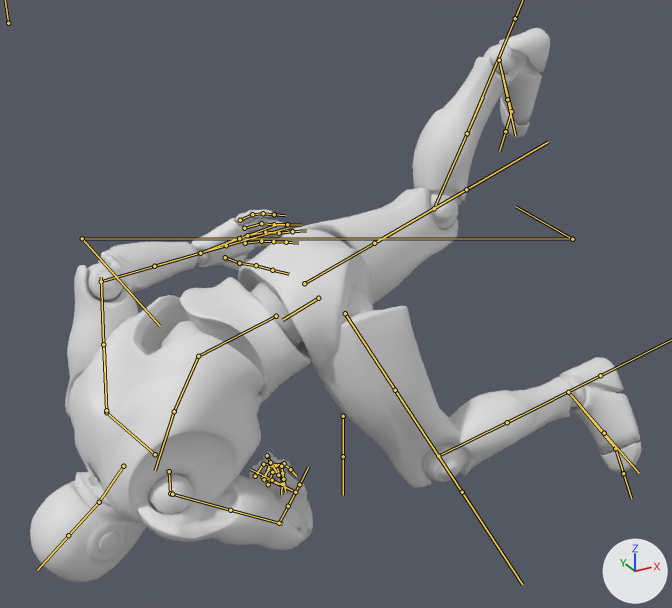
One commit to the FBX model Assets/FBX/Characters/Mannequin/Animations/TPS_Idle.fbx: the scene before it, then after it.
Both versions are drawn from a 50 mm camera at (-11.44, -11.89, 5.71) aimed at (-4.84, 0.11, -0.29). The lights are fixed; the arrows at lower right show +X, +Y and +Z. Both versions are drawn at frame 1 of the action 'root|EmptyAction'; the numbers are the values there. The bones that bend it are drawn over the model as lines.

In view in the first picture: 'SK_Mannequin.001'.
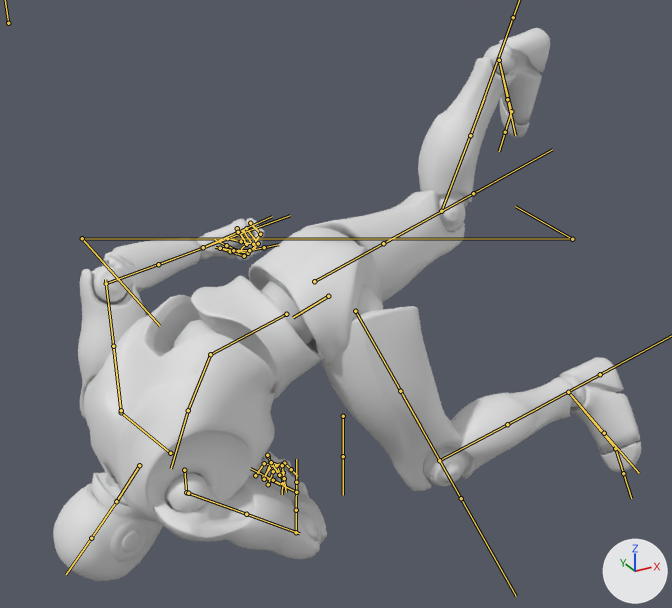
Changed parts and their boxes [x1, y1, x2, y2] in the pictures (672 x 608 px):
'SK_Mannequin.001', posed: before [30, 28, 641, 582]; after [53, 28, 641, 581]
bone 'pelvis', root to tip: before (318, 298) to (282, 320); after (328, 296) to (293, 317)
bone 'spine_02', root to tip: before (198, 356) to (174, 411); after (210, 354) to (188, 410)
bone 'upperarm_l', root to tip: before (170, 493) to (228, 509); after (186, 492) to (245, 513)
bone 'lowerarm_l', root to tip: before (279, 523) to (292, 499); after (296, 532) to (296, 500)
bone 'hand_l', root to tip: before (295, 492) to (264, 478); after (296, 492) to (265, 477)
bone 'upperarm_r', root to tip: before (106, 412) to (104, 346); after (121, 412) to (113, 348)
bone 'hand_r', root to tip: before (200, 253) to (242, 236); after (203, 247) to (241, 231)
bone 'index_01_r', root to tip: before (245, 243) to (261, 241); after (237, 228) to (246, 244)
bone 'index_02_r', root to tip: before (261, 241) to (273, 241); after (246, 244) to (238, 251)
bone 'index_03_r', root to tip: before (273, 241) to (286, 242); after (238, 251) to (226, 245)
bone 'middle_01_r', root to tip: before (247, 235) to (265, 232); after (243, 231) to (254, 247)
bone 'middle_02_r', root to tip: before (265, 232) to (279, 233); after (254, 247) to (244, 256)
bone 'middle_03_r', root to tip: before (279, 233) to (292, 231); after (244, 256) to (230, 251)
bone 'pinky_01_r', root to tip: before (240, 220) to (252, 214); after (250, 223) to (260, 234)
bone 'pinky_02_r', root to tip: before (252, 214) to (263, 213); after (260, 234) to (253, 244)
bone 'pinky_03_r', root to tip: before (263, 213) to (274, 214); after (253, 244) to (241, 241)
bone 'ring_01_r', root to tip: before (244, 228) to (261, 223); after (246, 228) to (258, 243)
bone 'ring_02_r', root to tip: before (261, 223) to (274, 224); after (258, 243) to (248, 253)
bone 'ring_03_r', root to tip: before (274, 224) to (287, 224); after (248, 253) to (233, 250)
bone 'thumb_01_r', root to tip: before (225, 257) to (239, 263); after (220, 248) to (233, 250)
bone 'thumb_02_r', root to tip: before (239, 263) to (256, 265); after (233, 250) to (249, 250)
bone 'thumb_03_r', root to tip: before (256, 265) to (272, 270); after (249, 250) to (264, 247)
bone 'head', root to tip: before (99, 502) to (68, 535); after (116, 501) to (91, 538)
bone 'thigh_l', root to tip: before (345, 313) to (417, 423); after (355, 311) to (420, 426)
bone 'calf_l', root to tip: before (438, 456) to (538, 407); after (439, 460) to (538, 408)
bone 'thigh_r', root to tip: before (304, 283) to (405, 225); after (314, 281) to (413, 227)
bone 'calf_r', root to tip: before (434, 208) to (483, 97); after (441, 211) to (484, 98)

The change in detail:
Bone 'pelvis' (bone_pelvis) moves from (-7.7, -21.1, -0.6) to (-8.3, -23.7, -0.6).
Bone 'spine_02' (bone_spine_02) turns from (2, -2, 49) to (2, -2, 50) degrees about its own x, y and z.
Bone 'upperarm_l' (bone_upperarm_l) turns from (-18, 73, 88) to (-38, 71, 71) degrees about its own x, y and z.
Bone 'lowerarm_l' (bone_lowerarm_l) turns from (-3, 0, 12) to (-6, 1, 24) degrees about its own x, y and z.
Bone 'hand_l' (bone_hand_l) turns from (42, -28, 41) to (34, -26, 41) degrees about its own x, y and z.
Bone 'hand_l' (bone_hand_l) is rescaled from (1.01, 0.97, 1.03) to (1.01, 0.98, 1.02).
Bone 'upperarm_r' (bone_upperarm_r) turns from (30, -21, 1) to (30, -22, 3) degrees about its own x, y and z.
Bone 'hand_r' (bone_hand_r) turns from (5, 48, 24) to (-18, 96, -19) degrees about its own x, y and z.
Bone 'hand_r' (bone_hand_r) is rescaled from (0.98, 1.0, 1.03) to (1.03, 1.0, 0.97).
Bone 'index_01_r' (bone_index_01_r) moves from (-0.1, -1.2, -0.1) to (0.4, -0.8, -0.2).
Bone 'index_01_r' (bone_index_01_r) turns from (2, 6, 8) to (12, -10, 68) degrees about its own x, y and z.
Bone 'index_02_r' (bone_index_02_r) turns from (0, 0, 8) to (0, 0, 68) degrees about its own x, y and z.
Bone 'index_03_r' (bone_index_03_r) turns from (0, 0, 8) to (0, 0, 68) degrees about its own x, y and z.
Bone 'middle_01_r' (bone_middle_01_r) moves from (-0.9, 0.0, 0.3) to (-1.3, -0.6, 0.2).
Bone 'middle_01_r' (bone_middle_01_r) turns from (0, 5, 8) to (-3, -5, 70) degrees about its own x, y and z.
Bone 'middle_02_r' (bone_middle_02_r) turns from (0, 0, 8) to (0, 0, 70) degrees about its own x, y and z.
Bone 'middle_03_r' (bone_middle_03_r) turns from (0, 0, 8) to (0, 0, 70) degrees about its own x, y and z.
Bone 'pinky_01_r' (bone_pinky_01_r) moves from (1.1, 0.9, 0.4) to (1.1, 1.4, 0.6).
Bone 'pinky_01_r' (bone_pinky_01_r) turns from (-4, 4, 8) to (-29, -4, 66) degrees about its own x, y and z.
Bone 'pinky_02_r' (bone_pinky_02_r) turns from (0, 0, 8) to (0, 0, 66) degrees about its own x, y and z.
Bone 'pinky_03_r' (bone_pinky_03_r) turns from (0, 0, 8) to (0, 0, 66) degrees about its own x, y and z.
Bone 'ring_01_r' (bone_ring_01_r) moves from (-0.3, 0.3, 0.1) to (-0.5, 0.0, 0.0).
Bone 'ring_01_r' (bone_ring_01_r) turns from (-3, 5, 8) to (-20, 1, 67) degrees about its own x, y and z.
Bone 'ring_02_r' (bone_ring_02_r) turns from (0, 0, 8) to (0, 0, 67) degrees about its own x, y and z.
Bone 'ring_03_r' (bone_ring_03_r) turns from (0, 0, 8) to (0, 0, 67) degrees about its own x, y and z.
Bone 'thumb_01_r' (bone_thumb_01_r) turns from (0, 0, 0) to (15, -5, 24) degrees about its own x, y and z.
Bone 'thumb_02_r' (bone_thumb_02_r) turns from (1, -1, 6) to (1, -1, 30) degrees about its own x, y and z.
Bone 'thumb_03_r' (bone_thumb_03_r) turns from (0, 0, 6) to (0, 0, 30) degrees about its own x, y and z.
Bone 'head' (bone_head) turns from (2, -4, 1) to (3, -7, 7) degrees about its own x, y and z.
Bone 'thigh_l' (bone_thigh_l) turns from (-3, 4, 69) to (-3, 4, 73) degrees about its own x, y and z.
Bone 'calf_l' (bone_calf_l) turns from (17, 10, -59) to (18, 11, -64) degrees about its own x, y and z.
Bone 'thigh_r' (bone_thigh_r) turns from (-2, -17, 6) to (-3, -17, 4) degrees about its own x, y and z.
Bone 'calf_r' (bone_calf_r) turns from (12, -4, 38) to (14, -6, 44) degrees about its own x, y and z.
Bone 'foot_r' (bone_foot_r) turns from (25, 3, 56) to (23, 2, 61) degrees about its own x, y and z.
